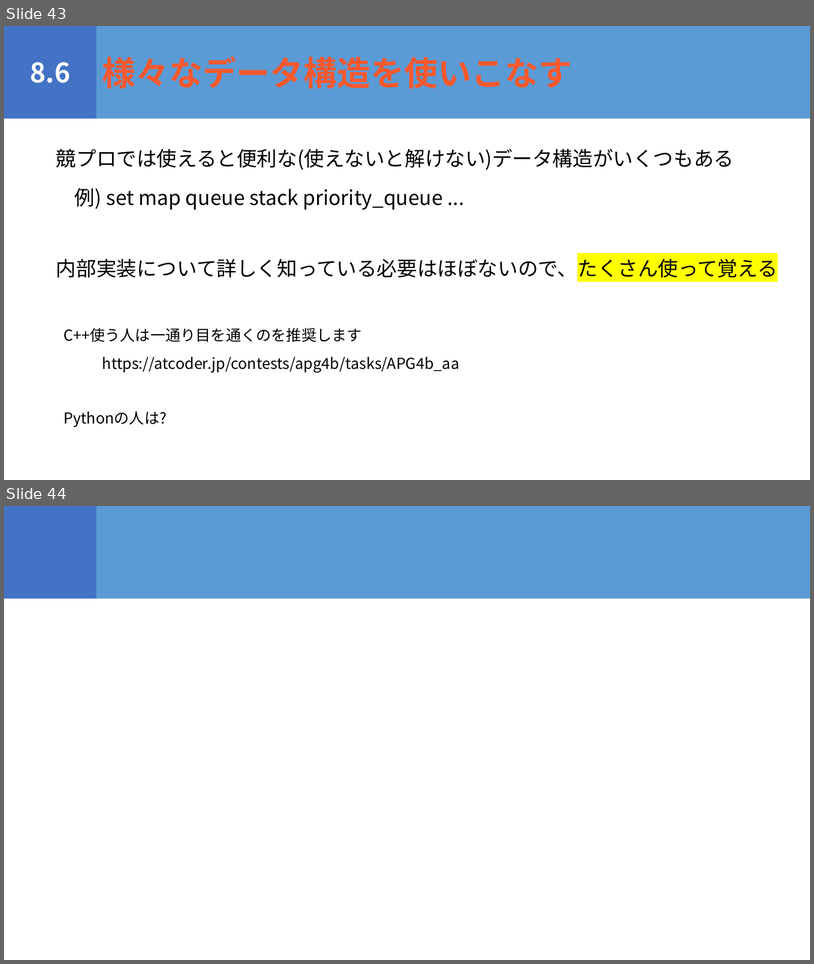
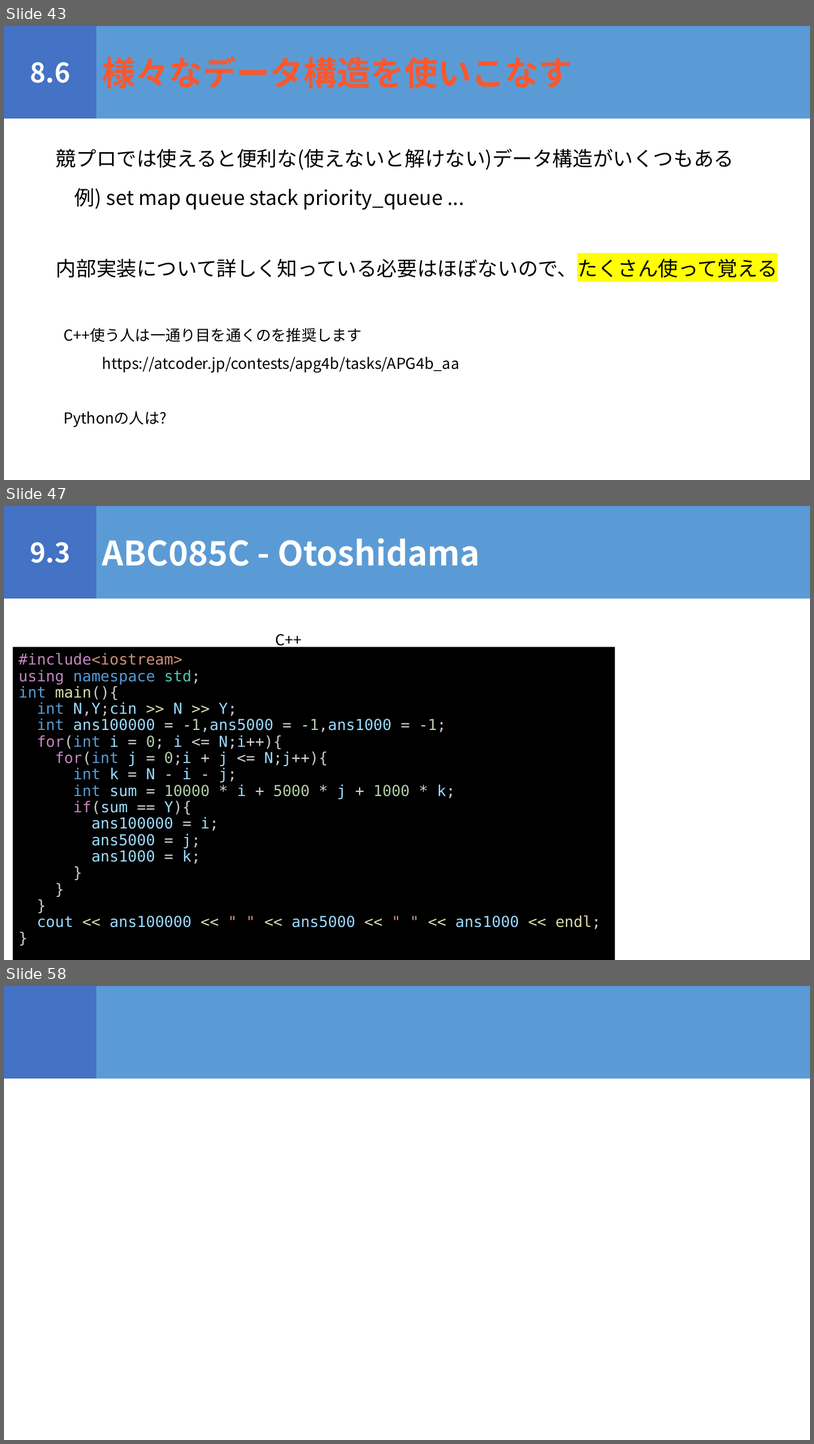
Before and after one commit to igeeeeee/triC_AtCoder_Beginners_Selection, a slide deck: ABS_勉強会.pptx. Shown one above the other, each under a label of ours: slides 43 and 44 before the commit, slides 43, 47 and 58 after it; the slides between them are not shown. The pictures are 814x964 and 814x1444 pixels, drawn with LibreOffice and Linux fonts; fonts in the diff are those of the drawing. Boxes give left, top, right and bottom in pixels: in the first picture for what was removed or moved away, otherwise in the second. Text is boxed around its words. In the diff, an @@ line names an element or a change of style, - is before the commit and + after.

```diff
--- a/ABS_勉強会.pptx
+++ b/ABS_勉強会.pptx
@@ slide 47 added at <box>4,506,810,960</box>, background #FFFFFF @@
@@ rectangle added at <box>4,506,96,598</box>, fill #4472C4, 32 pt, text #FFFFFF, bold @@
+9.3
@@ rectangle added at <box>96,506,810,598</box>, fill #5B9BD5, 40 pt, text #FFFFFF, bold @@
+ABC085C - Otoshidama
@@ rectangle added at <box>12,647,615,960</box>, fill #000000, 18 pt, text #9CDCFE @@
+#include<iostream>
+using namespace std;
+int main(){
+int N,Y;cin >> N >> Y;
+int ans100000 = -1,ans5000 = -1,ans1000 = -1;
+for(int i = 0; i <= N;i++){
+for(int j = 0;i + j <= N;j++){
+int k = N - i - j;
+int sum = 10000 * i + 5000 * j + 1000 * k;
+if(sum == Y){
+ans100000 = i;
+ans5000 = j;
+ans1000 = k;
+}
+}
+}
+cout << ans100000 << " " << ans5000 << " " << ans1000 << endl;
+}
@@ text added at <box>275,634,302,649</box>, 18 pt, text #000000 @@
+C++
@@ what was slide 44 is now slide 58 @@
```
Also in this commit, not shown: 1 slide changed, 12 other slides added, 2 slides removed, 5 other files.
